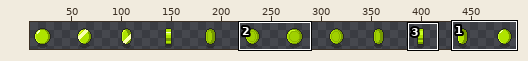
One commit to this sprite sheet: Assets/RafaelMatos/ERW-Grass Land V1.5.1/Props/animated/coin-FLIP.png. The first picture is a wide view before the edit; the outline marks the close-up.
Close-up. Earlier state:
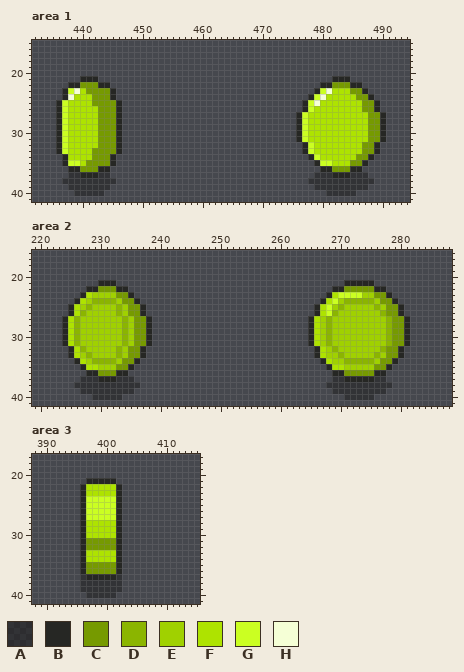
The file is 504x42 pixels. Colours within 5 levels of each other are drawn and written as one. Shown: area 1: x 432..494, y 15..41; area 2: x 219..288, y 16..41; area 3: x 388..415, y 17..41. The wide view leaves out empty margins. The commit also changed other parts of the picture, which this record leaves out.
Palette (. is transparent): A #21212189  B #262724  C #769a00  D #8bb500  E #a0d100  F #aee300  G #cbff22  H #f5ffd6
Pixels before, area 1, first column x 436:
21 ....BBB.......................................BBB......
22 ..BBCCCBB...................................BBCCCBB....
23 .BGHFCCCCB.................................BGHFFFCCB...
24 .BHFFFCCCB................................BGHFFFFFCCB..
25 BGFFFFCCCCB..............................BGHFFFFFFFCCB.
26 BGFFFFFCCCB..............................BGFFFFFFFFCCB.
27 BGFFFFFCCCB.............................BGFFFFFFFFFFCCB
28 BGFFFFFCCCB.............................BGFFFFFFFFFFCCB
29 BGFFFFFCCCB.............................BGFFFFFFFFFFCCB
30 BGFFFFFCCCB.............................BGFFFFFFFFFFCCB
31 BGFFFFFCCCB.............................BGFFFFFFFFFFCCB
32 BGFFFFFCCCB..............................BGFFFFFFFFCCB.
33 BGFFFFCCCCB..............................BGFFFFFFFFCCB.
34 .BFFFFCCCB................................BGFFFFFFCCB..
35 .BGGFCCCCB.................................BGGFFFCCB...
36 ..BBCCCBB...................................BBCCCBB....
37 ..AABBBAA..................................AAABBBAAA...
38 .AAAAAAAAA................................AAAAAAAAAAA..
39 ..AAAAAAA..................................AAAAAAAAA...
40 ...AAAAA.....................................AAAAA.....
Pixels before, area 2, first column x 224:
21 ......BBB......................................BBBBB......
22 ....BBCCCBB..................................BBCCCCCBB....
23 ...BFEEEECCB................................BFGGGGEECCB...
24 ..BFEDDDDECCB..............................BFGEDDDDDECCB..
25 .BFEDEEEEDECCB............................BFGEDEEEEEDECCB.
26 .BFDEEEEEDECCB............................BFGDEEEEEEEDCCB.
27 BFDEEEEEEEDECCB..........................BFEDEEEEEEEEEDCCB
28 BFDEEEEEEEDECCB..........................BFEDEEEEEEEEEDCCB
29 BFDEEEEEEEDECCB..........................BFEDEEEEEEEEEDCCB
30 BFDEEEEEEEDECCB..........................BFEDEEEEEEEEEDCCB
31 BFDEEEEEEEDECCB..........................BFEDEEEEEEEEEDCCB
32 .BFDEEEEEDECCB............................BFEDEEEEEEEDCCB.
33 .BFEDEEEEDECCB............................BFEEDEEEEEDECCB.
34 ..BFEDDDDECCB..............................BFEEDDDDDECCB..
35 ...BFFEEECCB................................BFFEEEEECCB...
36 ....BBCCCBB..................................BBCCCCCBB....
37 ...AAABBBAAA.................................AABBBBBAA....
38 ..AAAAAAAAAAA...............................AAAAAAAAAAA...
39 ...AAAAAAAAA.................................AAAAAAAAA....
40 .....AAAAA.....................................AAAAA......
Pixels before, area 3, first column x 396:
21 .BBBBB.
22 BFFFFFB
23 BFFFFFB
24 BGGGGGB
25 BGGGGGB
26 BGGGGGB
27 BGGGGGB
28 BFFFFFB
29 BFFFFFB
30 BFFFFFB
31 BCCCCCB
32 BCCCCCB
33 BFFFFFB
34 BFFFFFB
35 BCCCCCB
36 BCCCCCB
37 ABBBBBA
38 AAAAAAA
39 AAAAAAA
40 .AAAAA.
And afterwards:
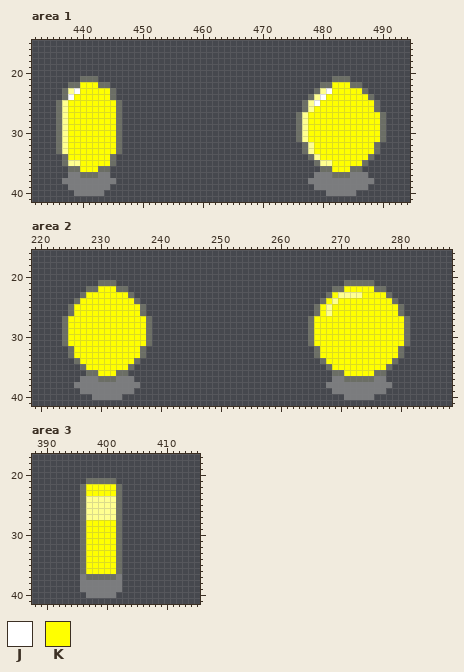
Colours new in this view: J #ffffff  K #ffff00
Diff:
colour A: #21212189 -> #a8a8a889
colour B: #262724 -> #6b6e65
colour G: #cbff22 -> #ffff90
Changed rows in their new state; - is a pixel that keeps its letter.
Area 1:
first column x 438:
22 --KKK---------------------------------------KKK-----
23 -JKKKKK------------------------------------JKKKKK---
24 JKKKKKK-----------------------------------JKKKKKKK--
25 KKKKKKKK---------------------------------JKKKKKKKKK-
26 KKKKKKKK---------------------------------KKKKKKKKKK-
27 KKKKKKKK--------------------------------KKKKKKKKKKKK
28 KKKKKKKK--------------------------------KKKKKKKKKKKK
29 KKKKKKKK--------------------------------KKKKKKKKKKKK
30 KKKKKKKK--------------------------------KKKKKKKKKKKK
31 KKKKKKKK--------------------------------KKKKKKKKKKKK
32 KKKKKKKK---------------------------------KKKKKKKKKK-
33 KKKKKKKK---------------------------------KKKKKKKKKK-
34 KKKKKKK-----------------------------------KKKKKKKK--
35 --KKKKK-------------------------------------KKKKK---
36 --KKK---------------------------------------KKK-----
Area 2:
first column x 225:
22 -----KKK--------------------------------------KKKKK-----
23 ---KKKKKKK----------------------------------K----KKKK---
24 --KKKKKKKKK--------------------------------K-KKKKKKKKK--
25 -KKKKKKKKKKK------------------------------K-KKKKKKKKKKK-
26 -KKKKKKKKKKK------------------------------K-KKKKKKKKKKK-
27 KKKKKKKKKKKKK----------------------------KKKKKKKKKKKKKKK
28 KKKKKKKKKKKKK----------------------------KKKKKKKKKKKKKKK
29 KKKKKKKKKKKKK----------------------------KKKKKKKKKKKKKKK
30 KKKKKKKKKKKKK----------------------------KKKKKKKKKKKKKKK
31 KKKKKKKKKKKKK----------------------------KKKKKKKKKKKKKKK
32 -KKKKKKKKKKK------------------------------KKKKKKKKKKKKK-
33 -KKKKKKKKKKK------------------------------KKKKKKKKKKKKK-
34 --KKKKKKKKK--------------------------------KKKKKKKKKKK--
35 ---KKKKKKK----------------------------------KKKKKKKKK---
36 -----KKK--------------------------------------KKKKK-----
Area 3:
first column x 397:
22 KKKKK
23 KKKKK
first column x 397:
28 KKKKK
29 KKKKK
30 KKKKK
31 KKKKK
32 KKKKK
33 KKKKK
34 KKKKK
35 KKKKK
36 KKKKK
Where, in picture pixels (left, top, right, bottom), the same in both close-ups:
changed: (56, 76, 122, 196)
changed: (296, 76, 386, 196)
changed: (62, 280, 152, 400)
changed: (308, 280, 410, 400)
changed: (80, 478, 122, 598)
